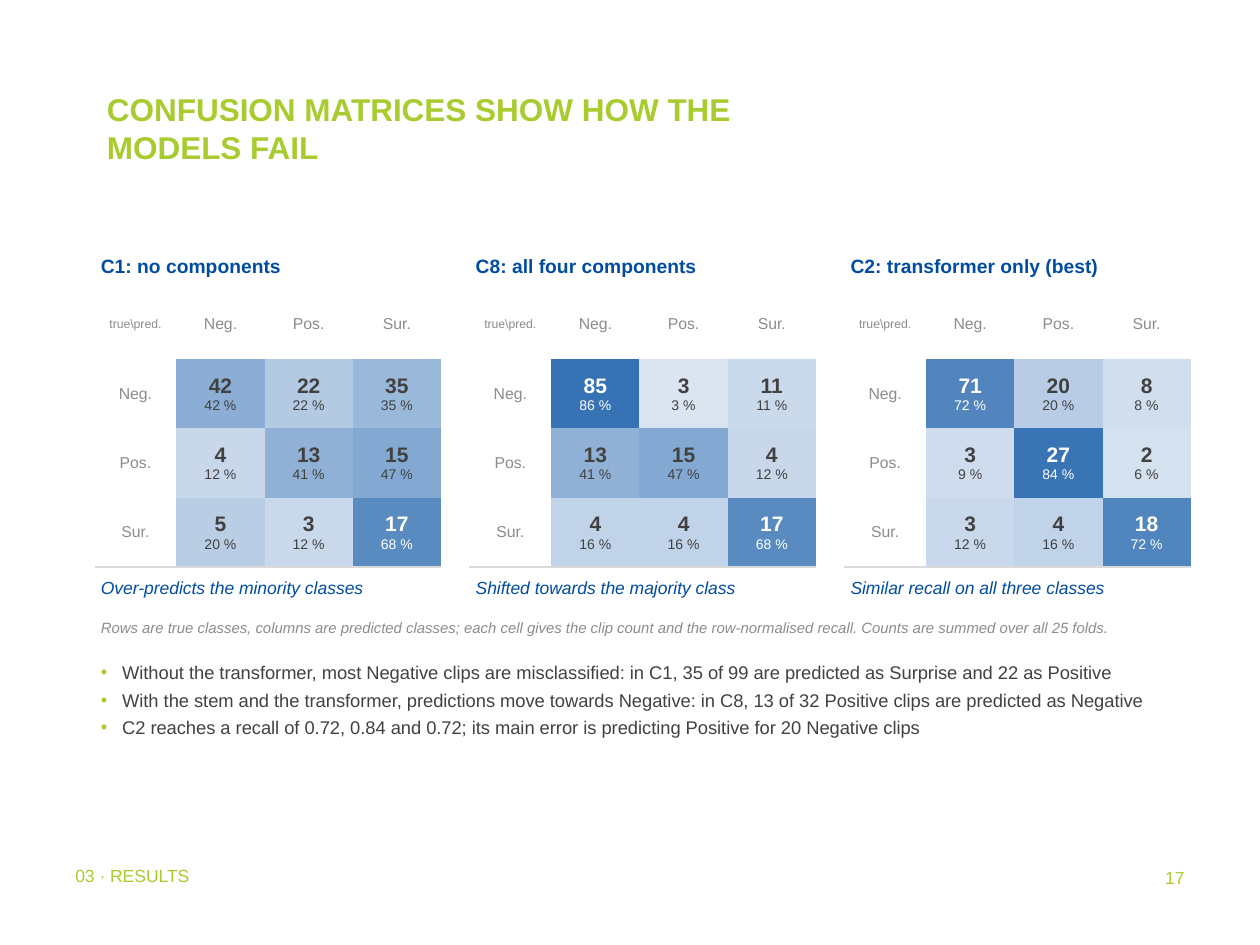
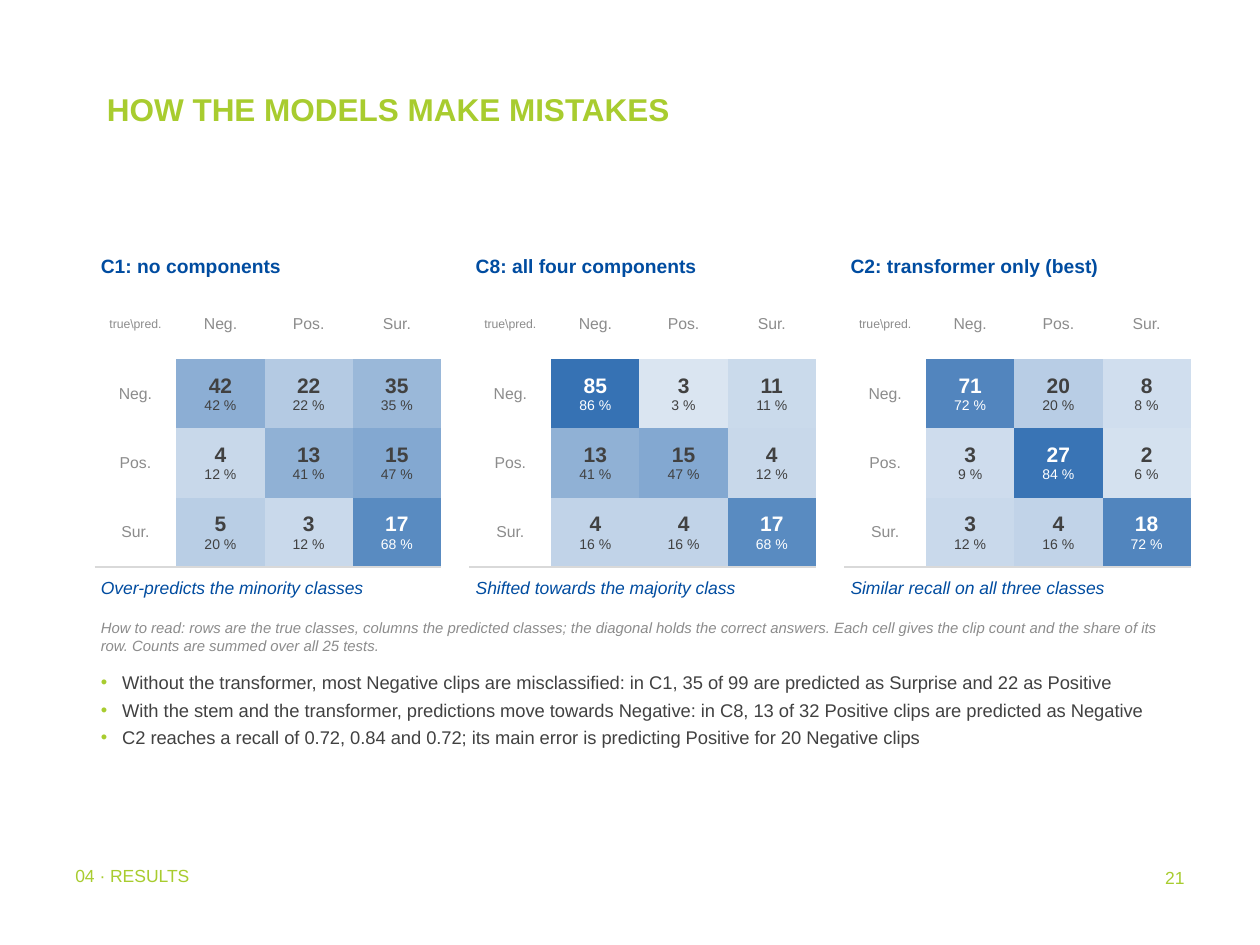
Before and after one commit to addhyan2000/FinalMERThesis, a slide deck: slide 21 of MER_Thesis_Defence.pptx (slide 17 before the commit). Drawn at 1260x945 pixels with LibreOffice and Linux fonts; fonts in the diff are those of the drawing; background and template pictures are left out. Boxes give left, top, right and bottom in pixels: in the first picture for what was removed or moved away, otherwise in the second. Text is boxed around its words. In the diff, an @@ line names an element or a change of style, - is before the commit and + after.

```diff
--- a/MER_Thesis_Defence.pptx
+++ b/MER_Thesis_Defence.pptx
@@ title at (x1=107, y1=99, x2=669, y2=122): text changed @@
-CONFUSION MATRICES SHOW HOW THE MODELS FAIL
+HOW THE MODELS MAKE MISTAKES
@@ text at (x1=101, y1=622, x2=1156, y2=651): text changed @@
-Rows are true classes, columns are predicted classes; each cell gives the clip count and the row-normalised recall. Counts are summed over all 25 folds.
+How to read: rows are the true classes, columns the predicted classes; the diagonal holds the correct answers. Each cell gives the clip count and the share of its row. Counts are summed over all 25 tests.
@@ text "Without the transformer, most Negative ..." moved from (x1=122, y1=665, x2=1143, y2=738) to (x1=122, y1=675, x2=1143, y2=748) @@
@@ text at (x1=75, y1=869, x2=189, y2=882): text changed @@
-03 · RESULTS
+04 · RESULTS
@@ page number at (x1=1165, y1=872, x2=1184, y2=884): text changed @@
-17
+21
```
Also in this commit, not shown: 36 other slides changed, 9 slides added, 2 slides removed, 1 other file.
